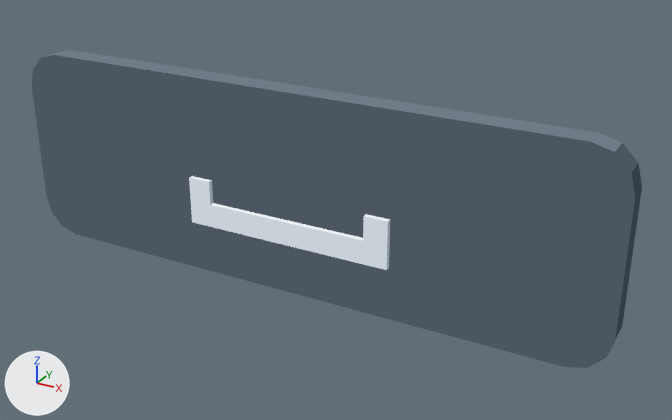
Before and after pictures for a commit that changed the glTF model Assets/TD2/Screen3D/Kit07/white/Key_Space.gltf.
Before and after are seen from a 50 mm camera at (1.78, -2.83, 1.91) aimed at (0.17, 0.1, 0.44). The axes (+X, +Y, +Z) are drawn at lower left. The lights are the same throughout. The older version comes first. Vertices at exactly the same position are counted once.

Script lines for the objects in view, before the commit:
```python
me_key_space_001 = bpy.data.meshes.new('Key_Space.001')
me_key_space_001.from_pydata(...)  # 104 vertices, 192 faces; spans x -1.3..1.3, y -0.02..0.1, z 0.08..0.92
# faces by material slot: [66, 22, 44, 32, 8, 20]
me_key_space_001.materials.append(mat_k07_white_panel_dark)
me_key_space_001.materials.append(mat_k07_white_panel_light)
me_key_space_001.materials.append(mat_k07_white_panel)
me_key_space_001.materials.append(mat_k07_white_graphite_dark)
me_key_space_001.materials.append(mat_k07_white_graphite_light)
me_key_space_001.materials.append(mat_k07_white_graphite)
ob_key_space_baked = bpy.data.objects.new('Key_Space_baked', me_key_space_001)
ob_key_space_baked.location = (0.0, 0.0, 0.0)
```
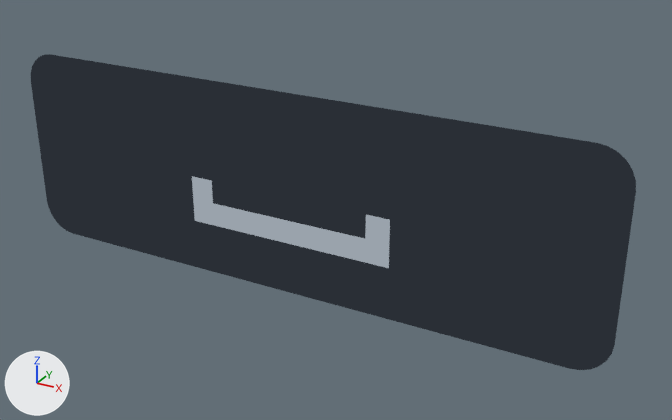
The change, as a diff of the scene's bpy script:
```diff
--- a/Assets/TD2/Screen3D/Kit07/white/Key_Space.gltf.py
+++ b/Assets/TD2/Screen3D/Kit07/white/Key_Space.gltf.py
@@ mat_k07_white_sign_plate @@
+mat_k07_white_sign_plate = bpy.data.materials.new('K07_white_sign_plate')
+# nodes: BsdfTransparent, Emission, LightPath, MixShader, OutputMaterial
+# colours: dark grey #2a2f36
@@ mat_k07_white_sign @@
+mat_k07_white_sign = bpy.data.materials.new('K07_white_sign')
+# nodes: BsdfTransparent, Emission, LightPath, MixShader, OutputMaterial
+# colours: grey #9aa3ac
@@ me_key_space_001 @@
 # used by ob_key_space_baked; location = (0.0, 0.0, 0.0)
-me_key_space_001.from_pydata(...)  # 104 vertices, 192 faces; spans x -1.3..1.3, y -0.02..0.1, z 0.08..0.92
-me_key_space_001.materials.append(mat_k07_white_panel_light)
-me_key_space_001.materials.append(mat_k07_white_panel)
-me_key_space_001.materials.append(mat_k07_white_graphite_dark)
-me_key_space_001.materials.append(mat_k07_white_graphite_light)
-me_key_space_001.materials.append(mat_k07_white_graphite)
+me_key_space_001.from_pydata(...)  # 52 vertices, 48 faces; spans x -1.3..1.3, y 0.0, z 0.08..0.92
+# me_key_space_001 part 1: the loose piece of 32 vertices spanning x -1.3..1.3, y 0.0..0.1, z 0.08..0.92 is rebuilt with 28 vertices and now spans x -1.3..1.3, y 0.0, z 0.08..0.92, in mat_k07_white_sign_plate
+# me_key_space_001 part 2: the loose piece of 8 vertices spanning x -0.05..0.05, y -0.02..0.0, z 0.3..0.4 is deleted
+# me_key_space_001 part 3
+# 40 vertices are removed from x -0.45..0.45, y -0.02..0.0, z 0.3..0.5
+# 120 faces are deleted
+# 22 new faces join them, mat_k07_white_sign
+# me_key_space_001 part 4: 13 faces spanning x -0.45..0.45, y 0.0, z 0.3..0.5 switch from mat_k07_white_panel_dark to mat_k07_white_sign
+me_key_space_001.materials.append(mat_k07_white_sign_plate)
```

Pixel boxes [x1, y1, x2, y2] of what changed, in the pictures (672 x 420 px):
'Key_Space_baked', reshaped
    before: [32, 50, 642, 368]
    after: [31, 54, 636, 370]
part 1 of me_key_space_001, rebuilt
    before: [32, 50, 642, 368]
    after: [31, 54, 636, 370]
part 2 of me_key_space_001, deleted
    before: [273, 218, 297, 248]
part 3 of me_key_space_001, cut back
    before: [189, 176, 390, 270]
    after: [193, 199, 389, 268]
part 4 of me_key_space_001, recoloured
    after: [192, 176, 390, 262]
